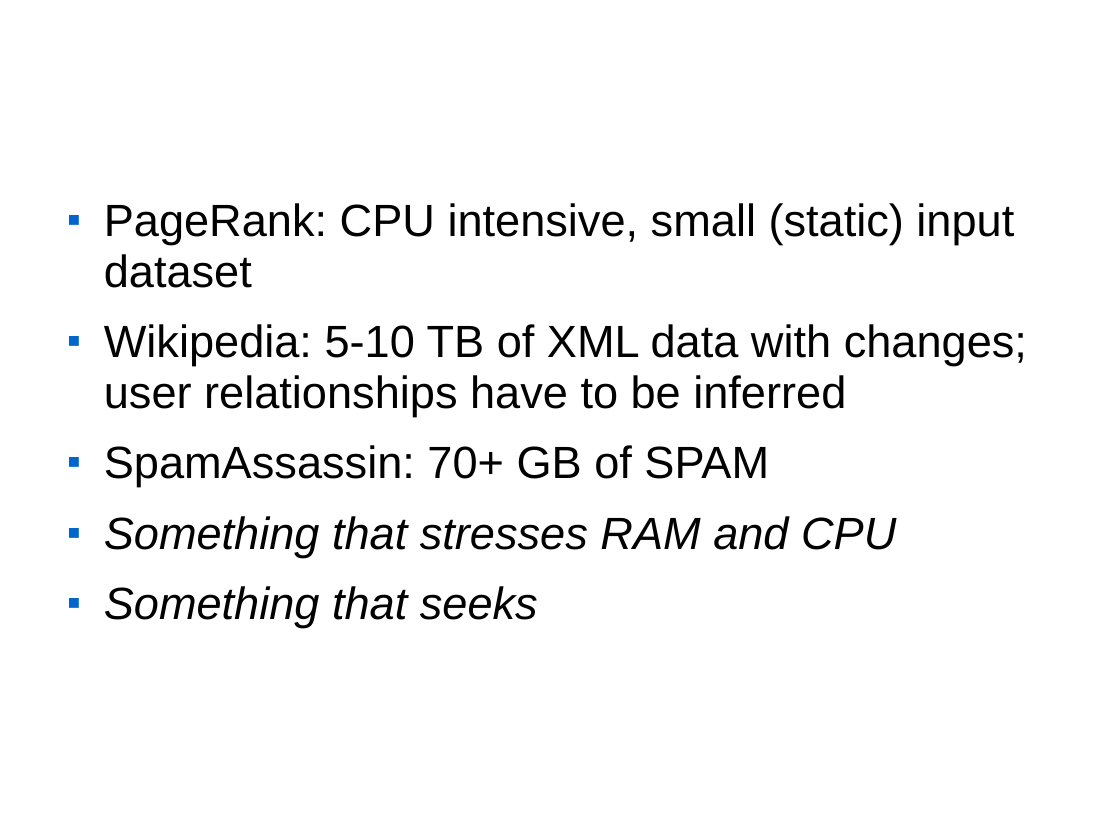
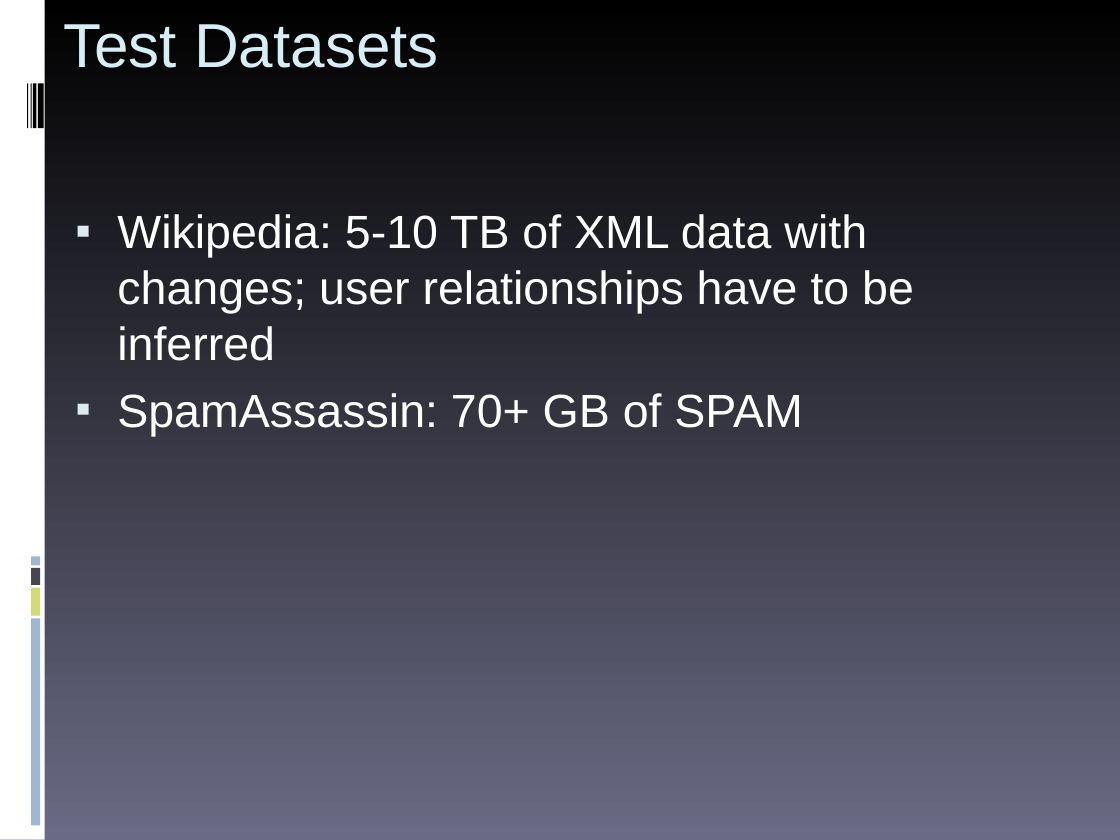
Before and after one commit to rhusar/smartfrog, a slide deck: slide 5 of core/components/hadoop/doc/workshop/benchmarking.ppt (slide 4 before the commit). Drawn at 1120x840 pixels with LibreOffice and Linux fonts; fonts in the diff are those of the drawing; background and template pictures are left out. Boxes give left, top, right and bottom in pixels: in the first picture for what was removed or moved away, otherwise in the second. Text is boxed around its words. In the diff, an @@ line names an element or a change of style, - is before the commit and + after.

```diff
--- a/core/components/hadoop/doc/workshop/benchmarking.ppt
+++ b/core/components/hadoop/doc/workshop/benchmarking.ppt
@@ background picture (left out) to gradient #000000 to #6A6A84 @@
@@ rectangle added at (0,0,45,839), fill #FFFFFF @@
@@ title "Test Datasets" at (63,24,439,68): vertical alignment middle to top @@
@@ title at (63,24,439,68): text changed; text colour #FFFFFF to #D6EEF4; bold off @@
-Terasort: what else?
+Test Datasets
@@ rectangle added at (27,83,28,128), fill #000000 @@
@@ rectangle added at (30,83,32,128), fill #000000 @@
@@ rectangle added at (33,83,36,128), fill #000000 @@
@@ rectangle added at (38,83,44,128), fill #000000 @@
@@ text "Wikipedia: 5-10 TB of XML ..." at (117,214,914,436): size 32 to 33 pt, text colour #000000 to #FFFFFF; bullet ■ to ▪; line spacing 0.93 to 1; less space between paragraphs; bullet colour #0066CC to #DDE9EC @@
@@ text at (104,203,1014,288): paragraph removed @@
-■ PageRank: CPU intensive, small (static) input dataset
@@ text at (104,516,896,628): paragraphs removed @@
-■ Something that stresses RAM and CPU
-■ Something that seeks
@@ rectangle added at (32,568,41,585), fill #464653 @@
@@ rectangle added at (32,557,41,566), fill #9FB8CD @@
@@ rectangle added at (32,587,41,616), fill #D2DA7A @@
@@ rectangle added at (32,619,41,826), fill #9FB8CD @@
```
Also in this commit, not shown: 6 other slides changed, 1 slide added.
